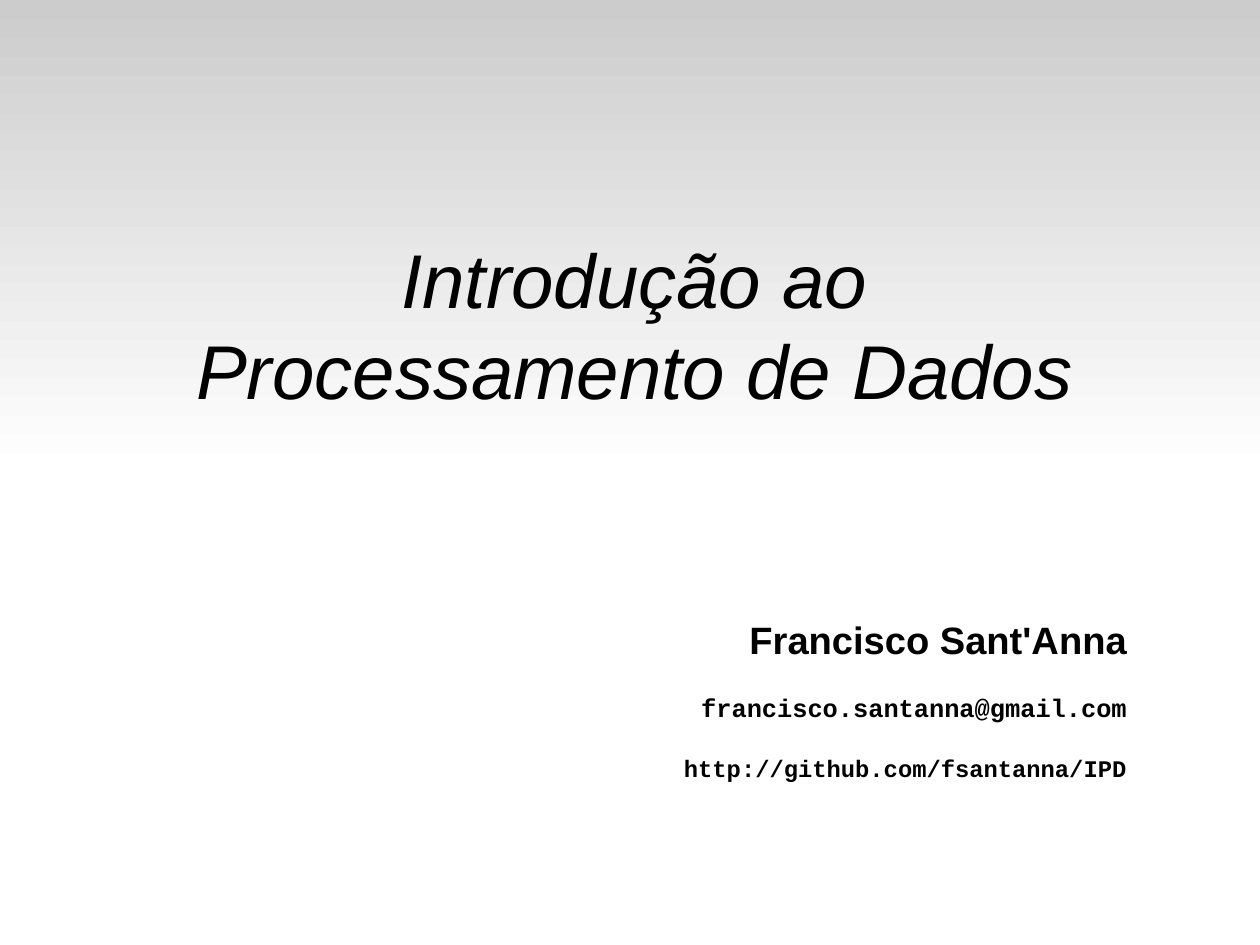
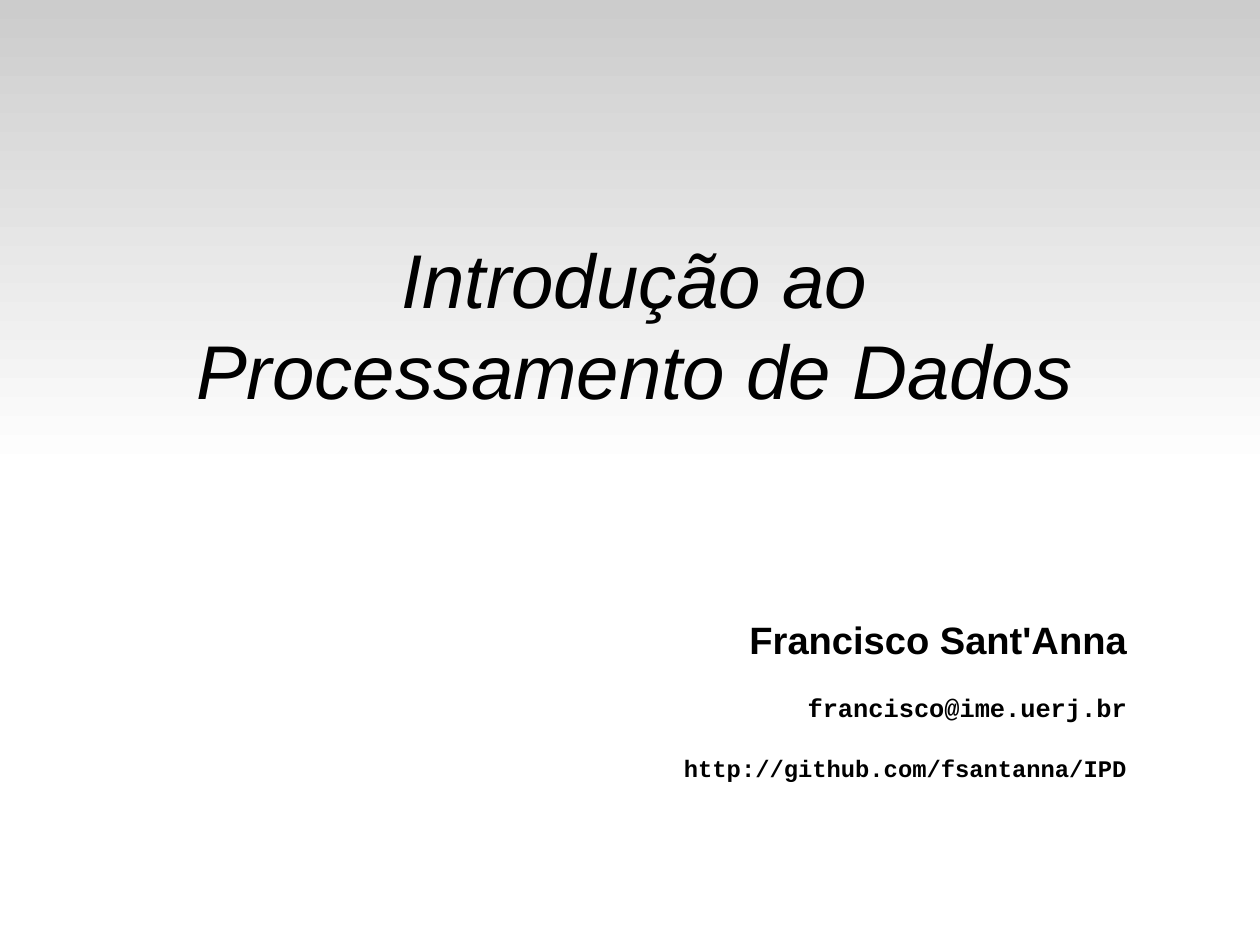
Before and after one commit to fsantanna-uerj/IPD, a slide deck: slide 1 of slides/ipd-03.odp. Drawn at 1260x945 pixels with LibreOffice and Linux fonts; fonts in the diff are those of the drawing. Boxes give left, top, right and bottom in pixels: in the first picture for what was removed or moved away, otherwise in the second. Text is boxed around its words. In the diff, an @@ line names an element or a change of style, - is before the commit and + after.

```diff
--- a/slides/ipd-03.odp
+++ b/slides/ipd-03.odp
@@ text at (x1=808, y1=699, x2=1127, y2=723): text changed @@
-francisco.santanna@gmail.com
+francisco@ime.uerj.br
```
Also in this commit, not shown: 7 other files.
